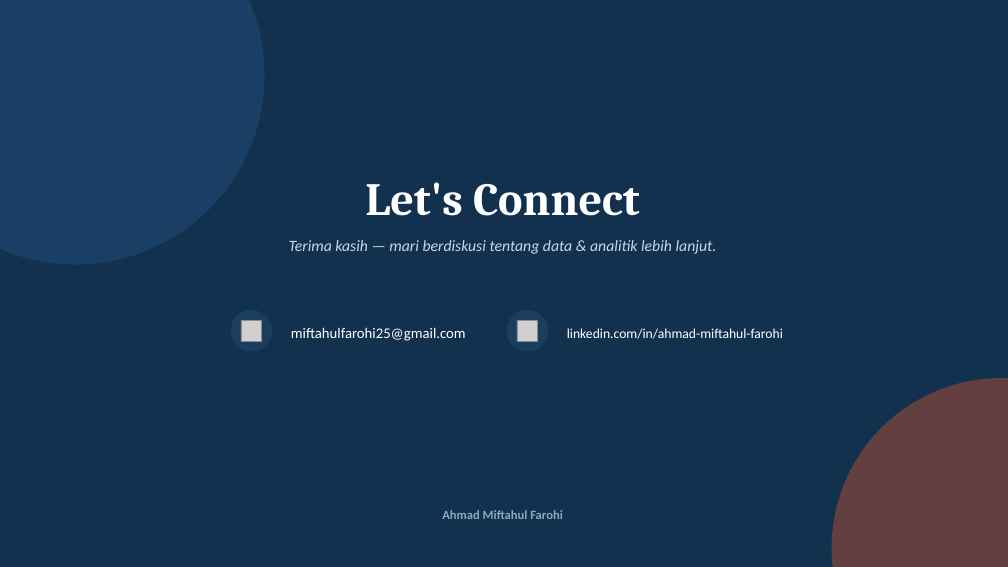
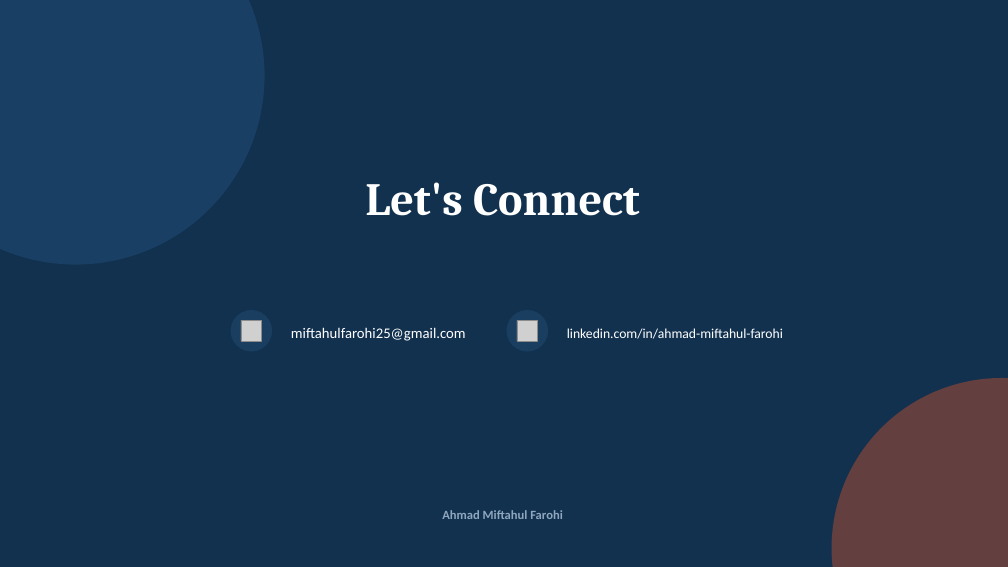
Before and after one commit to mieffarohi/customer-churn-prediction, a slide deck: slide 14 of Customer Churn Prediction - PT ABC.pptx. Drawn at 1008x567 pixels with LibreOffice and Linux fonts; fonts in the diff are those of the drawing; grey boxes stand for pictures. Boxes give left, top, right and bottom in pixels: in the first picture for what was removed or moved away, otherwise in the second. Text is boxed around its words. In the diff, an @@ line names an element or a change of style, - is before the commit and + after.

```diff
--- a/Customer Churn Prediction - PT ABC.pptx
+++ b/Customer Churn Prediction - PT ABC.pptx
@@ text removed at (289, 240, 717, 254) @@
-Terima kasih — mari berdiskusi tentang data & analitik lebih lanjut.
```
Also in this commit, not shown: 9 other slides changed.
